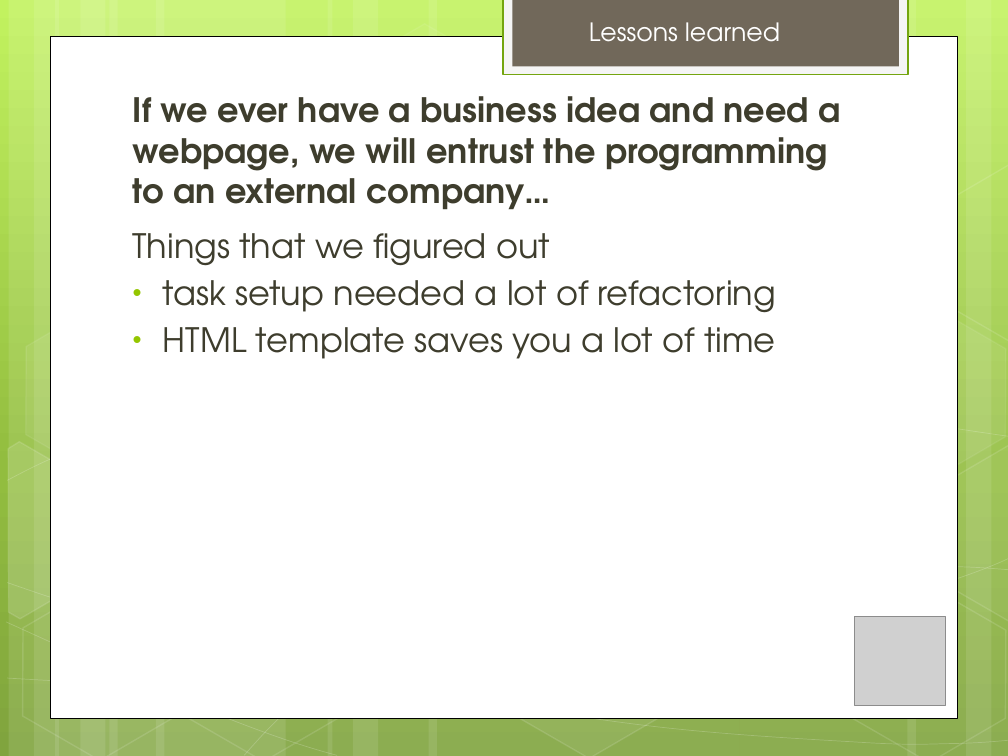
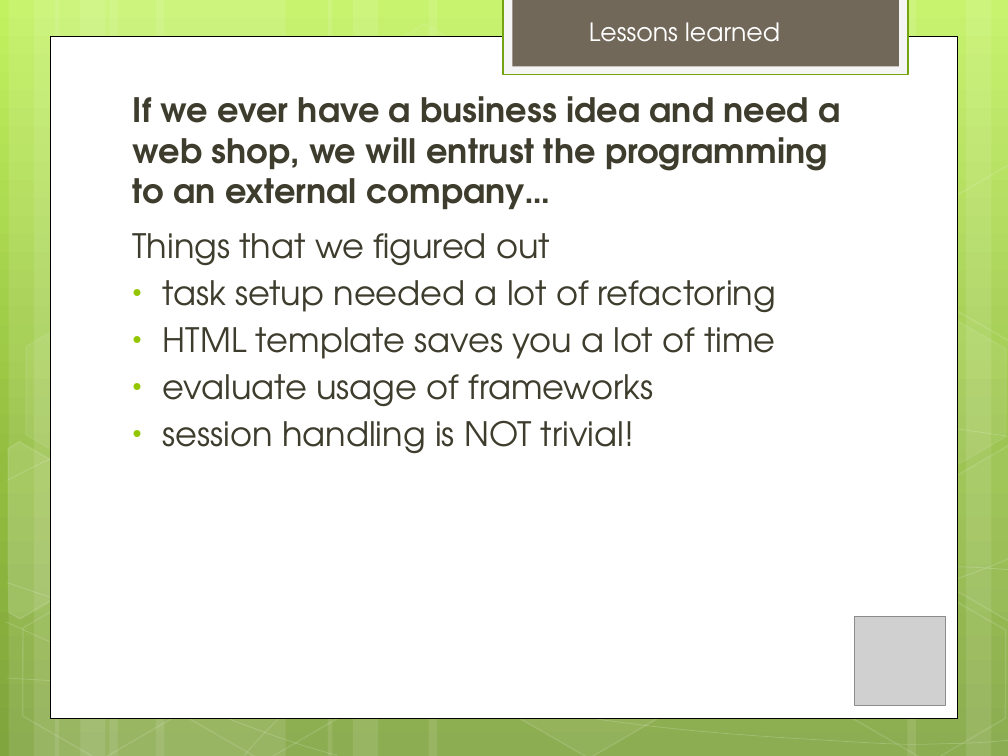
Before and after one commit to ghde/ch.bfh.bti7054.w2014.p.pdz, a slide deck: slide 9 of Plants presentation.pptx. Drawn at 1008x756 pixels with LibreOffice and Linux fonts; fonts in the diff are those of the drawing; grey boxes stand for pictures. Boxes give left, top, right and bottom in pixels: in the first picture for what was removed or moved away, otherwise in the second. Text is boxed around its words. In the diff, an @@ line names an element or a change of style, - is before the commit and + after.

```diff
--- a/Plants presentation.pptx
+++ b/Plants presentation.pptx
@@ text at [133,96,840,210]: text changed @@
-If we ever have a business idea and need a webpage, we will entrust the programming to an external company…
+If we ever have a business idea and need a web shop, we will entrust the programming to an external company…
@@ text at [163,374,653,454]: paragraphs added @@
+• evaluate usage of frameworks
+• session handling is NOT trivial!
```
Also in this commit, not shown: 6 other slides changed.
